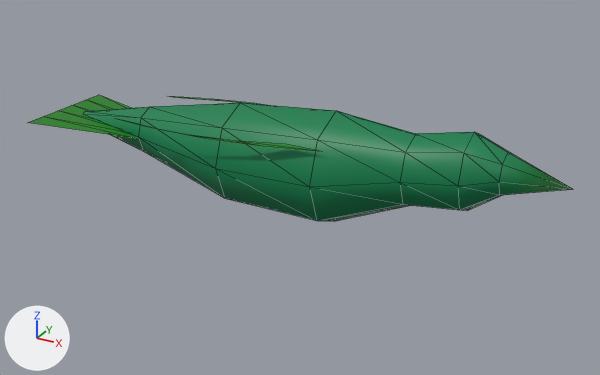
One commit to the glTF model server/assets/geometry/scatter/bird_c.glb: the scene before it, then after it.
Both versions are drawn from a 50 mm camera at (0.901, -1.506, 0.687) aimed at (0.063, 0.018, -0.074). Arrows for +X, +Y and +Z are at lower left; the lights stay in place. The picture after the commit comes second. Mesh edges are drawn as thin lines.

Objects in the first picture: 'bird_c'.
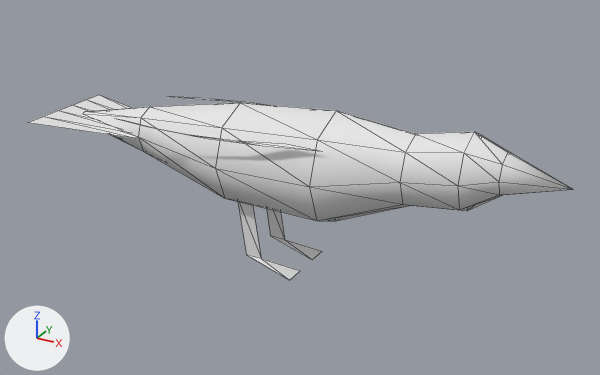
Location of each change, [x1, y1, x2, y2] in pixels of the pictures (600 x 375 px):
'bird_c', reshaped (46% taller)
    before: [28, 95, 572, 221]
    after: [28, 95, 572, 280]
part 1 of me_bird_c, added
    after: [238, 202, 322, 280]
part 2 of me_bird_c, recoloured (green to white)
    both: [28, 95, 572, 221]
part 3 of me_bird_c, recoloured (green to white)
    both: [28, 95, 572, 221]

The change, as a list of edits to the scene's bpy script:
```text
Add mat_bird_mat:
    mat_bird_mat = bpy.data.materials.new('bird_mat')
    # nodes: BsdfPrincipled, Mix, OutputMaterial, VertexColor
    # colours: white #e7e7e7, mixed with the vertex colours
Change me_bird_c:
    used by ob_bird_c; location = (0.0, 0.0, 0.0)
    verts and faces of me_bird_c; kept vertices keep their numbers, new ones are numbered from 89
    remove me_bird_c.from_pydata(...)  # 89 vertices, 130 faces; spans x -0.62..0.66, y -0.13..0.13, z -0.13..0.135
    add me_bird_c.from_pydata(...)  # 101 vertices, 138 faces; spans x -0.62..0.66, y -0.13..0.13, z -0.26..0.135
    me_bird_c part 1
    add verts[89] = (-0.06, 0.055, -0.1)
    add verts[90] = (-0.04, 0.055, -0.24)  # pixel (270, 235)
    add verts[91] = (-0.06, -0.055, -0.1)
    add verts[92] = (-0.04, -0.055, -0.24)  # pixel (246, 254)
    add for new, old in zip([*range(93, 97)], [*range(89, 93)]): verts[new] = verts[old] + (0.04, 0.0, 0.0)
    add verts[97] = (0.09, 0.03, -0.26)  # pixel (312, 259)
    add verts[98] = (0.09, 0.08, -0.26)  # pixel (322, 251)
    add verts[99] = (0.09, -0.08, -0.26)  # pixel (289, 280)
    add verts[100] = (0.09, -0.03, -0.26)  # pixel (300, 270)
    add faces += [(89, 93, 94), (89, 94, 90), (90, 94, 97), (94, 98, 97), (91, 95, 96), (91, 96, 92)]
    add faces += [(92, 96, 99), (96, 100, 99)]
    me_bird_c part 2: 130 kept faces spanning x -0.62..0.66, y -0.13..0.13, z -0.13..0.135 get new vertex colours; the middle colour goes from green #00804d to white #ffffff
    me_bird_c part 3: 130 faces spanning x -0.62..0.66, y -0.13..0.13, z -0.13..0.135 switch from mat_defaultmaterial to mat_bird_mat
```
